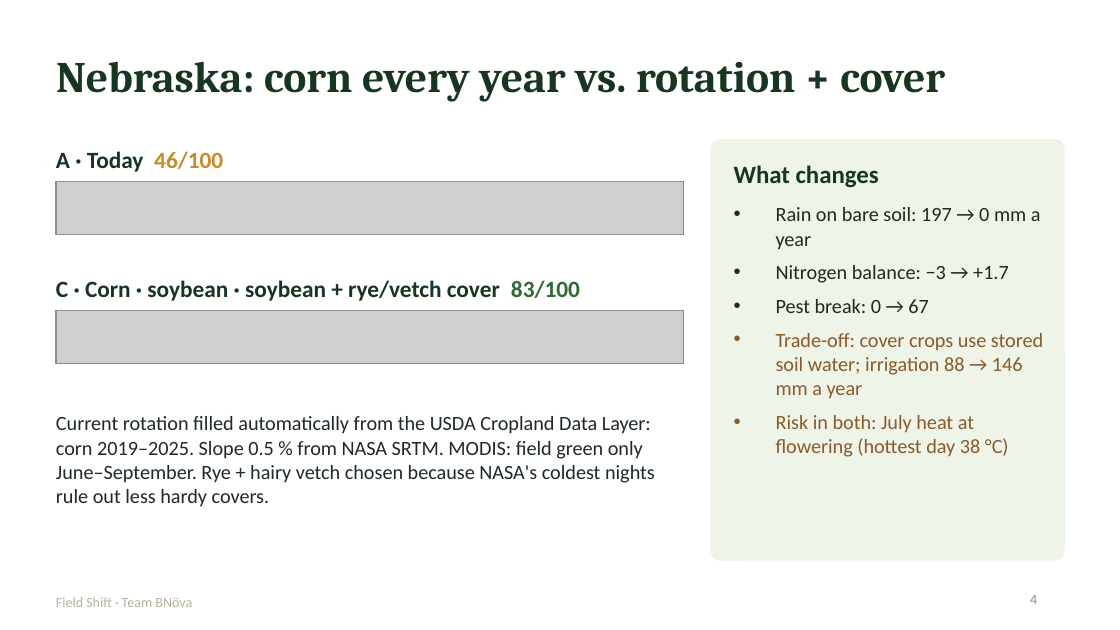
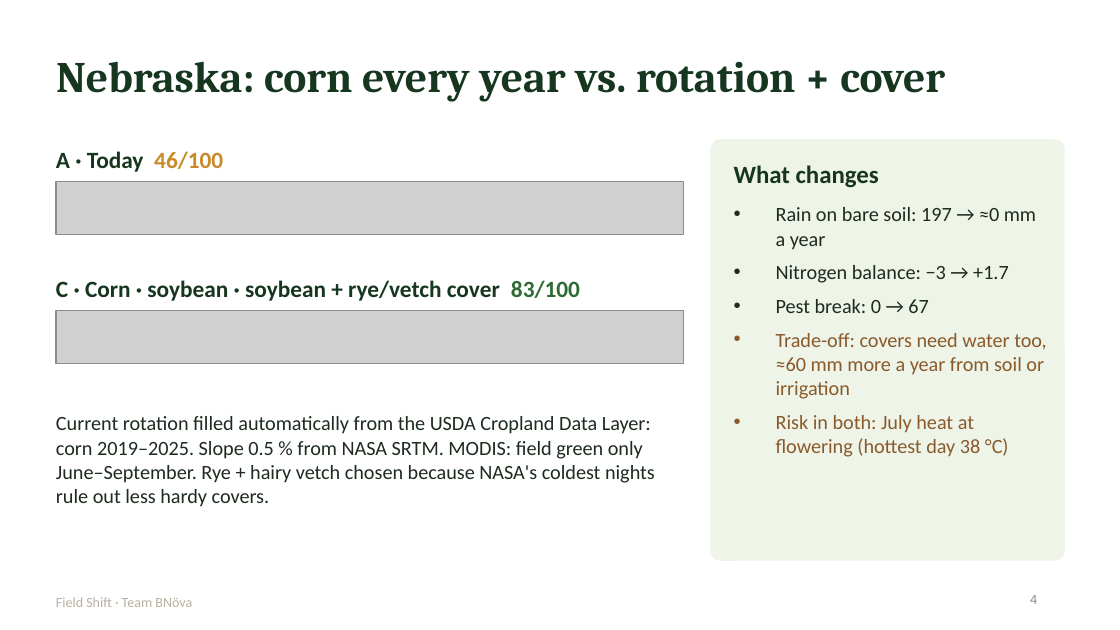
Before and after one commit to LordOmer/bnova-field-shift, a slide deck: slide 4 of presentation/FieldShift_BNova_Pitch.pptx. Drawn at 1120x630 pixels with LibreOffice and Linux fonts; fonts in the diff are those of the drawing; grey boxes stand for pictures. Boxes give left, top, right and bottom in pixels: in the first picture for what was removed or moved away, otherwise in the second. Text is boxed around its words. In the diff, an @@ line names an element or a change of style, - is before the commit and + after.

```diff
--- a/presentation/FieldShift_BNova_Pitch.pptx
+++ b/presentation/FieldShift_BNova_Pitch.pptx
@@ text at (776, 207, 1036, 250): text changed @@
-• Rain on bare soil: 197 → 0 mm a year
+• Rain on bare soil: 197 → ≈0 mm a year
@@ text at (776, 333, 1046, 399): text changed @@
-• Trade-off: cover crops use stored soil water; irrigation 88 → 146 mm a year
+• Trade-off: covers need water too, ≈60 mm more a year from soil or irrigation
```
Also in this commit, not shown: 3 other slides changed, 6 other files.
